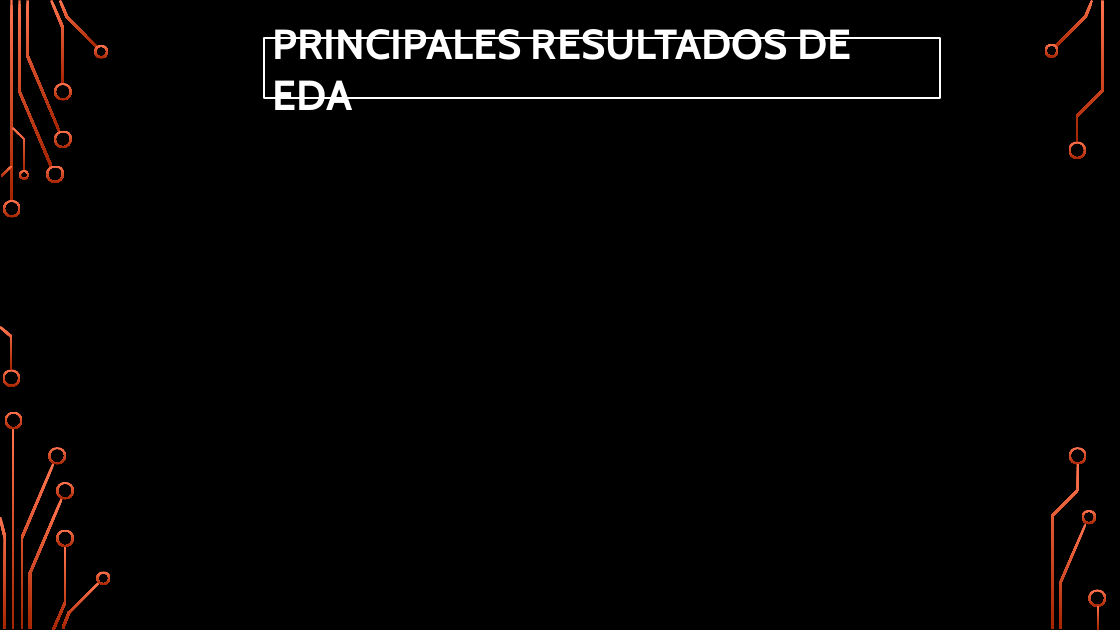
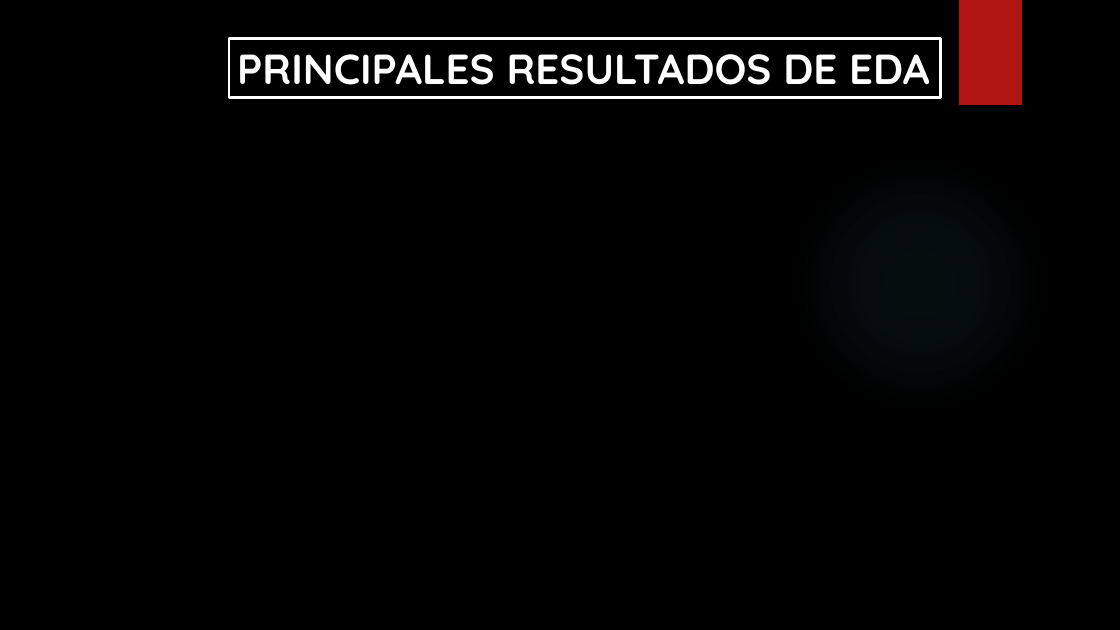
Before and after one commit to Isaac244/Proyecto_Machine_Learning, a slide deck: slide 6 of PROYECTO-MACHINE-LEARNING.pptx. Drawn at 1120x630 pixels with LibreOffice and Linux fonts; fonts in the diff are those of the drawing; background and template pictures are left out. Boxes give left, top, right and bottom in pixels: in the first picture for what was removed or moved away, otherwise in the second. Text is boxed around its words. In the diff, an @@ line names an element or a change of style, - is before the commit and + after.

```diff
--- a/PROYECTO-MACHINE-LEARNING.pptx
+++ b/PROYECTO-MACHINE-LEARNING.pptx
@@ rectangle added at (x1=959, y1=0, x2=1022, y2=105), fill #B01513 @@
@@ rectangle "PRINCIPALES RESULTADOS DE EDA" resized from (x1=265, y1=39, x2=941, y2=98) to (x1=229, y1=39, x2=941, y2=98) @@
@@ rectangle "PRINCIPALES RESULTADOS DE EDA" at (x1=229, y1=39, x2=941, y2=98): font Cabin to Quicksand; outline #FFFFFF 1.75 pt to #FFFFFF 2.25 pt @@
@@ group removed at (x1=0, y1=0, x2=1107, y2=630): 33 freeform shapes, 3 rectangles @@
```
Also in this commit, not shown: 7 other slides changed, 4 slides added, 4 slides removed, 1 other file.
